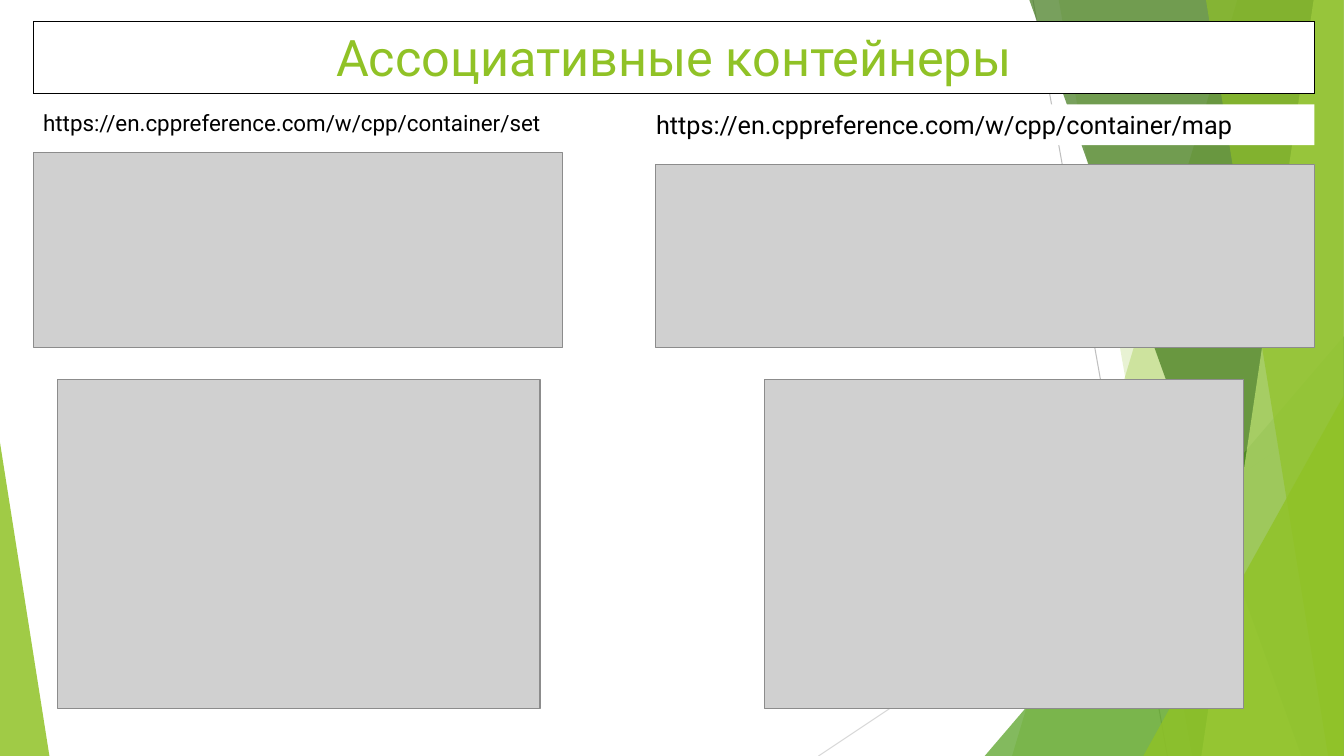
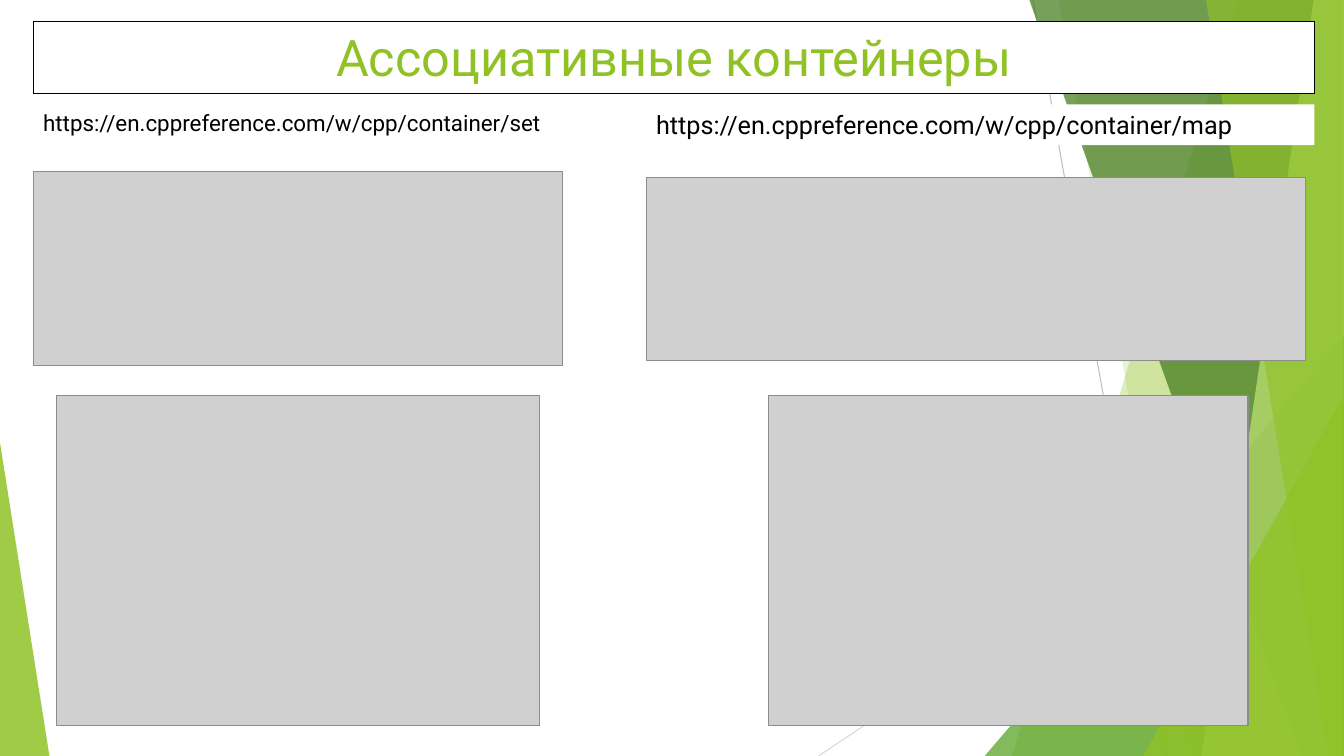
Before and after one commit to WhiteCatStudies/lectures, a slide deck: slide 2 of pt2/lectures/lecture3/lecture3.pptx. Drawn at 1344x756 pixels with LibreOffice and Linux fonts; fonts in the diff are those of the drawing; grey boxes stand for pictures. Boxes give left, top, right and bottom in pixels: in the first picture for what was removed or moved away, otherwise in the second. Text is boxed around its words. In the diff, an @@ line names an element or a change of style, - is before the commit and + after.

```diff
--- a/pt2/lectures/lecture3/lecture3.pptx
+++ b/pt2/lectures/lecture3/lecture3.pptx
@@ picture: place and size @@
-picture at box(33, 153, 563, 348)
+picture at box(33, 171, 563, 366)
@@ picture: place and size @@
-picture at box(655, 164, 1315, 347)
+picture at box(646, 177, 1306, 360)
@@ picture: place and size @@
-picture at box(57, 379, 540, 709)
+picture at box(56, 396, 539, 726)
@@ picture: place and size @@
-picture at box(765, 379, 1245, 709)
+picture at box(769, 396, 1249, 726)
```
Also in this commit, not shown: 5 other slides changed, 2 slides added, 3 other files.
